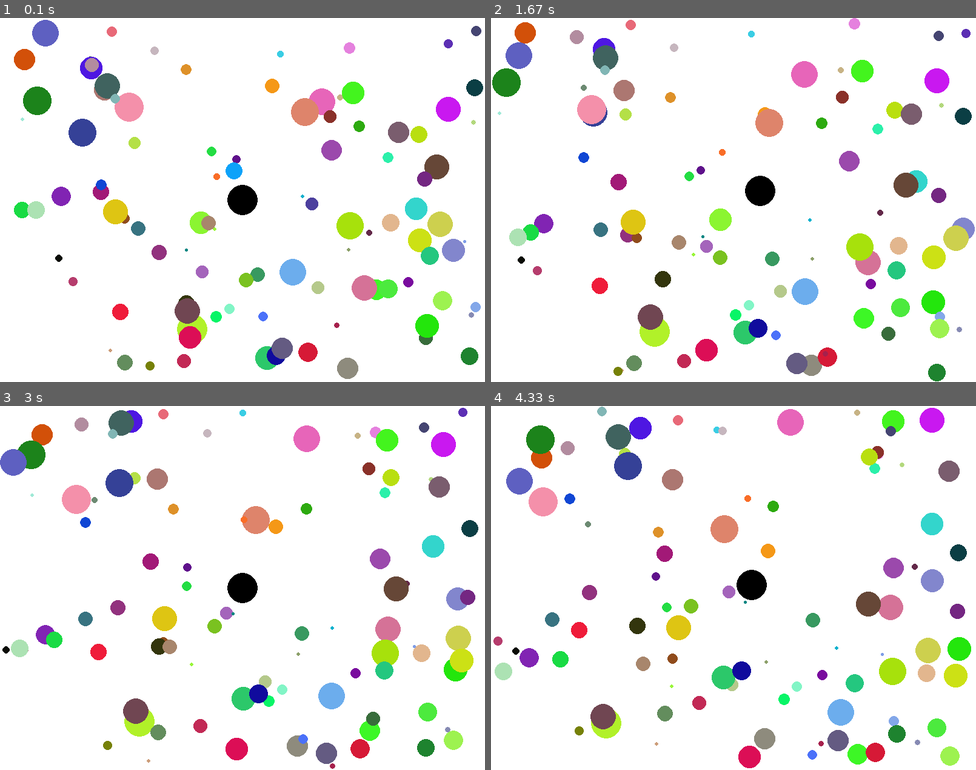
Above: before the commit, frames 1-4 (two rows, left to right).
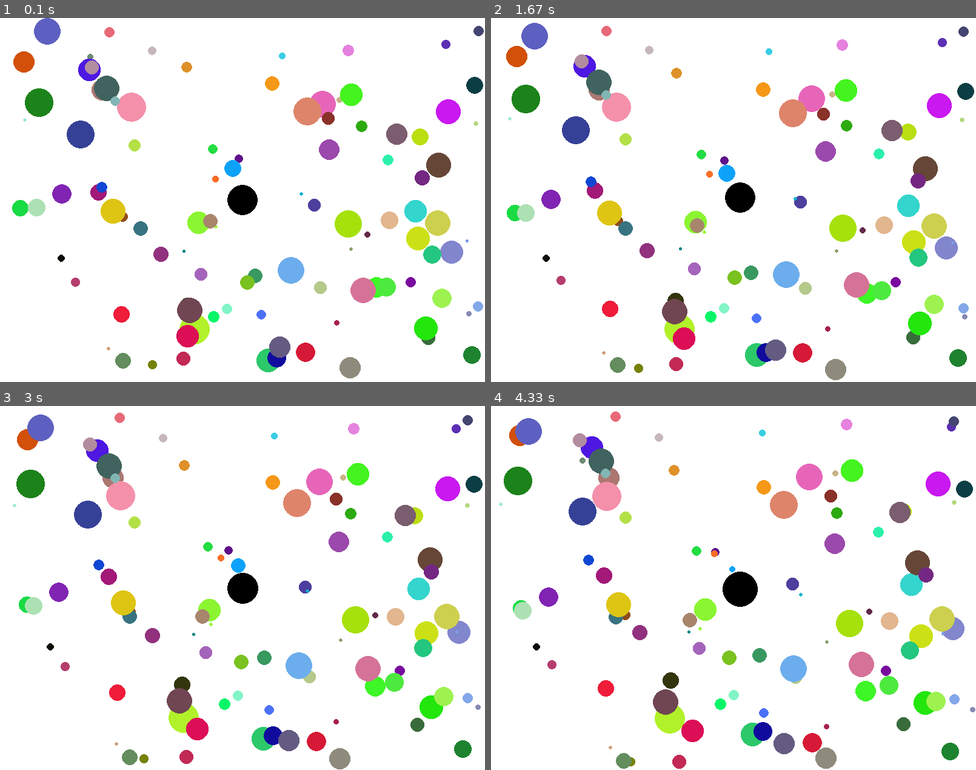
Above: after the commit, the same moments.

Repository: sps-trutnov/cviceni-1ep-sk1-pygame
Game: pygame game, started from src/minihra_zrani_micku.py
The game is run twice, just before and just after one commit, with the same random seed, the same clock (stepped at 60 frames per second) and the same inputs.
Inputs:
- Up to frame 1 (0.1 s): no input
- Up to frame 2 (1.67 s): hold Right 0.33-0.8 s; hold Up 0.83-1.13 s; hold Right 1.17-1.63 s
- Up to frame 3 (3 s): hold Left 1.67-2.2 s; hold Down 2.23-2.53 s; hold Left 2.57-2.97 s
- Up to frame 4 (4.33 s): hold Up 3-3.37 s; hold Right 3.4-4.03 s; hold Down from 4.07 s (still down)

The runs differ from the first frame. In frame 1, 4.1% of the frame differs, in the area x 2-100%, y 0-100%; in frame 2, 23%; in frame 3, 22%; in frame 4, 23%, in the area x 0-100%, y 0-100%.

Commit message:
Obnovení míčků včetně velikostí

Diff:
--- a/src/minihra_zrani_micku.py
+++ b/src/minihra_zrani_micku.py
@@ -11,9 +11,9 @@
 cernobily_rezim = False
 min_velikost_micku = 5
 max_velikost_micku = 50
-max_rychlost_micku = 0.5
-
-rychlost_hrace = 0.8
+max_rychlost_micku = 0.1
+
+rychlost_hrace = 0.2
 pocet_micku = 100
 
 # pomocne podprogramy
@@ -106,12 +106,12 @@
     hrac["x"] += vektor_hrace["x"] * hrac["v"]
     hrac["y"] += vektor_hrace["y"] * hrac["v"]
 
-def sezrat_okolni_micky(hrac, micky):
+def zrat_okolni_micky(hrac, micky):
     for micek in micky:
         if micek["sezrany"]:
             continue
 
-        soucet_polomeru = (micek["w"] + hrac["w"]) / 2
+        soucet_polomeru = (hrac["w"] + micek["w"]) / 2
 
         x1 = hrac["x"] + hrac["w"] / 2
         x2 = micek["x"] + micek["w"] / 2
@@ -121,8 +121,13 @@
         vzdalenost_stredu = math.sqrt((x1 - x2) ** 2 + (y1 - y2) ** 2)
 
         if vzdalenost_stredu < soucet_polomeru:
-            micek["sezrany"] = True
-            #zvetsit_hrace(hrac)
+            rozdil = soucet_polomeru - vzdalenost_stredu
+
+            if rozdil > micek["w"]:
+                rozdil = micek["w"]
+
+            zvetsit_hrace(hrac, rozdil)
+            zmensit_micek(micek, rozdil)
 
 def obnovit_po_sezrani_vsech(micky):
     for micek in micky:
@@ -132,14 +137,27 @@
     hrac["w"] = hrac["h"] = max_velikost_micku
 
     for micek in micky:
+        micek["w"] = micek["h"] = random.randint(min_velikost_micku, max_velikost_micku)
         micek["sezrany"] = False
 
-def zvetsit_hrace(hrac):
-    hrac["x"] -= 1
-    hrac["y"] -= 1
-
-    hrac["w"] += 2
-    hrac["h"] += 2
+def zvetsit_hrace(hrac, jak_moc):
+    plocha = math.sqrt(jak_moc)
+
+    hrac["w"] += jak_moc / 2
+    hrac["h"] += jak_moc / 2
+
+    #hrac["x"] -= plocha / 2
+    #hrac["y"] -= plocha / 2
+
+def zmensit_micek(micek, jak_moc):
+    micek["w"] -= jak_moc
+    micek["h"] -= jak_moc
+
+    micek["x"] += jak_moc / 2
+    micek["y"] += jak_moc / 2
+
+    if micek["w"] < min_velikost_micku:
+        micek["sezrany"] = True
 
 # logika aplikace
 pygame.init()
@@ -170,7 +188,7 @@
     ovladat_hrace(hrac)
     udrzet_v_okne(hrac)
 
-    sezrat_okolni_micky(hrac, vsechny_micky)
+    zrat_okolni_micky(hrac, vsechny_micky)
     obnovit_po_sezrani_vsech(vsechny_micky)
 
     okno.fill((255, 255, 255))
